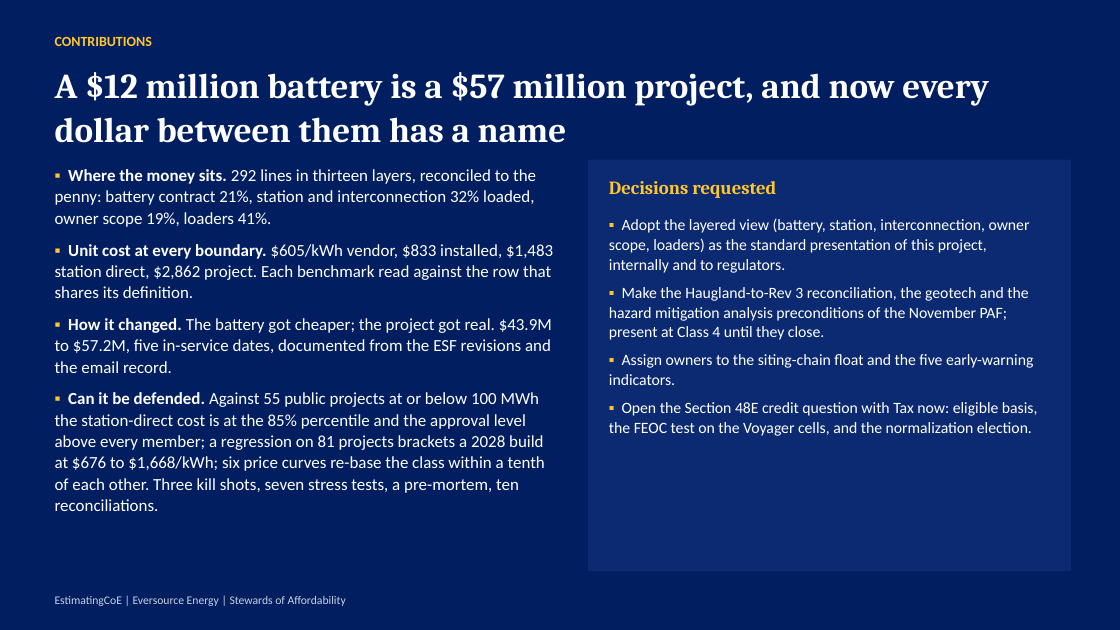
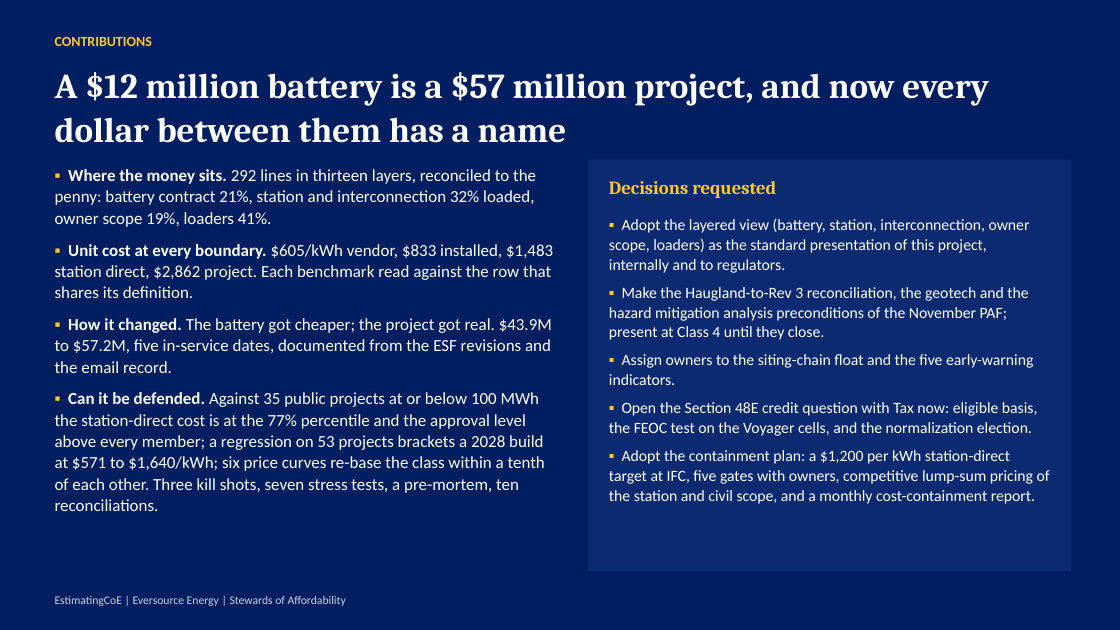
Before and after one commit to gbassaragh/BESS, a slide deck: slide 38 of Hyde Park BESS/6) Cost Analysis Deliverables/Hyde Park BESS - Cost Analysis Deck.pptx (slide 34 before the commit). Drawn at 1120x630 pixels with LibreOffice and Linux fonts; fonts in the diff are those of the drawing. Boxes give left, top, right and bottom in pixels: in the first picture for what was removed or moved away, otherwise in the second. Text is boxed around its words. In the diff, an @@ line names an element or a change of style, - is before the commit and + after.

```diff
--- a/Hyde Park BESS/6) Cost Analysis Deliverables/Hyde Park BESS - Cost Analysis Deck.pptx
+++ b/Hyde Park BESS/6) Cost Analysis Deliverables/Hyde Park BESS - Cost Analysis Deck.pptx
@@ text at <box>55,392,545,511</box>: text changed @@
-▪ Can it be defended. Against 55 public projects at or below 100 MWh the station-direct cost is at the 85% percentile and the approval level above every member; a regression on 81 projects brackets a 2028 build at $676 to $1,668/kWh; six price curves re-base the class within a tenth of each other. Three kill shots, seven stress tests, a pre-mortem, ten reconciliations.
+▪ Can it be defended. Against 35 public projects at or below 100 MWh the station-direct cost is at the 77% percentile and the approval level above every member; a regression on 53 projects brackets a 2028 build at $571 to $1,640/kWh; six price curves re-base the class within a tenth of each other. Three kill shots, seven stress tests, a pre-mortem, ten reconciliations.
@@ text at <box>609,450,1050,504</box>: paragraph added @@
+▪ Adopt the containment plan: a $1,200 per kWh station-direct target at IFC, five gates with owners, competitive lump-sum pricing of the station and civil scope, and a monthly cost-containment report.
```
Also in this commit, not shown: 12 other slides changed, 4 slides added, 31 other files.
